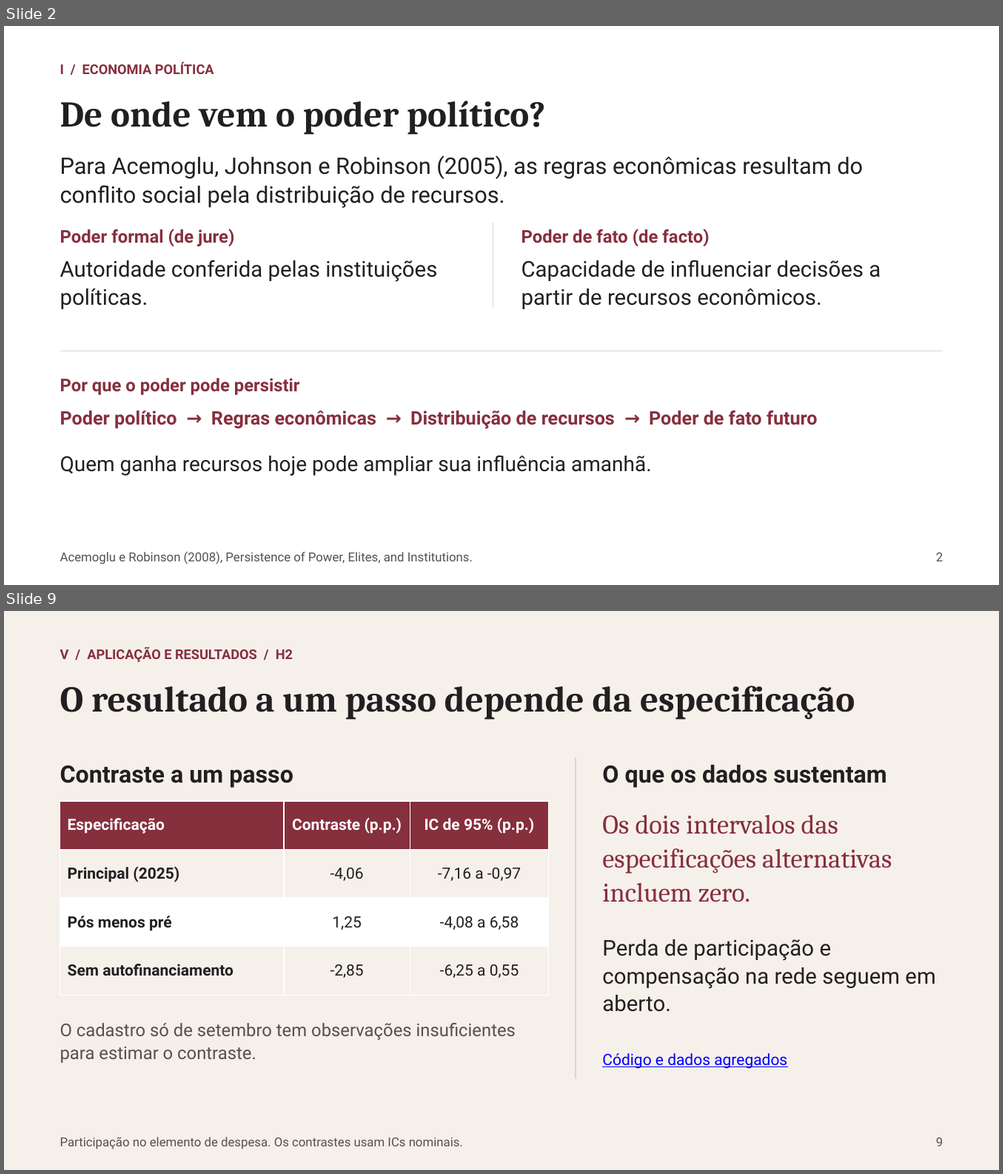
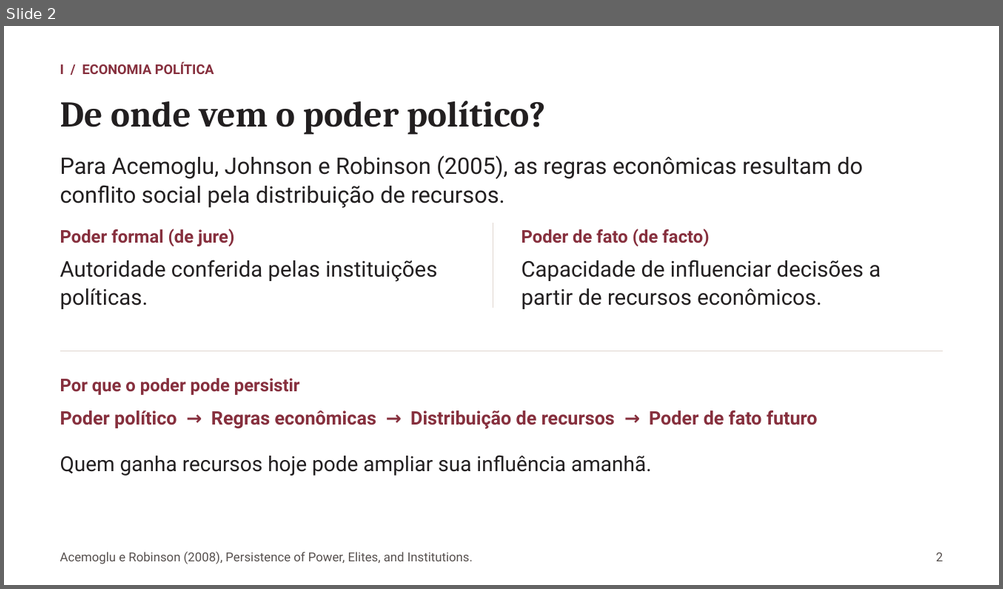
Before and after one commit to rafaelt0/redes-empresariais-alternancia-politica, a slide deck: output/deck.pptx. Shown one above the other, each under a label of ours: slides 2 and 9 before the commit, slide 2 after it; the slides between them are not shown. The pictures are 1003x1174 and 1003x589 pixels, drawn with LibreOffice and Linux fonts; fonts in the diff are those of the drawing. Boxes give left, top, right and bottom in pixels: in the first picture for what was removed or moved away, otherwise in the second. Text is boxed around its words. In the diff, an @@ line names an element or a change of style, - is before the commit and + after.

Commit message:
feat: explicar sementes e resultados de H1 e H3 nos slides (#7)
* feat: explicar montagem da rede e resultados de H1 e H3

* feat: explicar definição de A e destacar resultado de H1

- Atualizar slides e guia com critérios para classificar incumbente e adversário
- Dar destaque ao contraste principal de H1 e revisar sua explicação

```diff
--- a/output/deck.pptx
+++ b/output/deck.pptx
@@ slide 9 removed at (x1=4, y1=611, x2=999, y2=1170), background #F6F0EB @@
@@ text removed at (x1=60, y1=647, x2=293, y2=662) @@
-V / APLICAÇÃO E RESULTADOS / H2
@@ text removed at (x1=60, y1=686, x2=854, y2=720) @@
-O resultado a um passo depende da especificação
@@ text removed at (x1=60, y1=765, x2=293, y2=788) @@
-Contraste a um passo
@@ line removed from (575, 758) to (575, 1079) @@
@@ text removed at (x1=602, y1=765, x2=886, y2=788) @@
-O que os dados sustentam
@@ table removed at (x1=60, y1=801, x2=549, y2=995), 4 rows, 3 columns @@
-Especificação | Contraste (p.p.) | IC de 95% (p.p.)
-Principal (2025) | -4,06 | -7,16 a -0,97
-Pós menos pré | 1,25 | -4,08 a 6,58
-Sem autofinanciamento | -2,85 | -6,25 a 0,55
@@ text removed at (x1=602, y1=815, x2=891, y2=903) @@
-Os dois intervalos das especificações alternativas incluem zero.
@@ text removed at (x1=602, y1=940, x2=935, y2=1012) @@
-Perda de participação e compensação na rede seguem em aberto.
@@ text removed at (x1=60, y1=1023, x2=515, y2=1063) @@
-O cadastro só de setembro tem observações insuficientes para estimar o contraste.
@@ text removed at (x1=602, y1=1054, x2=787, y2=1069) @@
-Código e dados agregados
@@ text removed at (x1=60, y1=1137, x2=463, y2=1150) @@
-Participação no elemento de despesa. Os contrastes usam ICs nominais.
@@ text removed at (x1=936, y1=1138, x2=942, y2=1147) @@
-9
```
Also in this commit, not shown: 6 slides changed, 2 slides added, 1 other slide removed, 4 other files.
